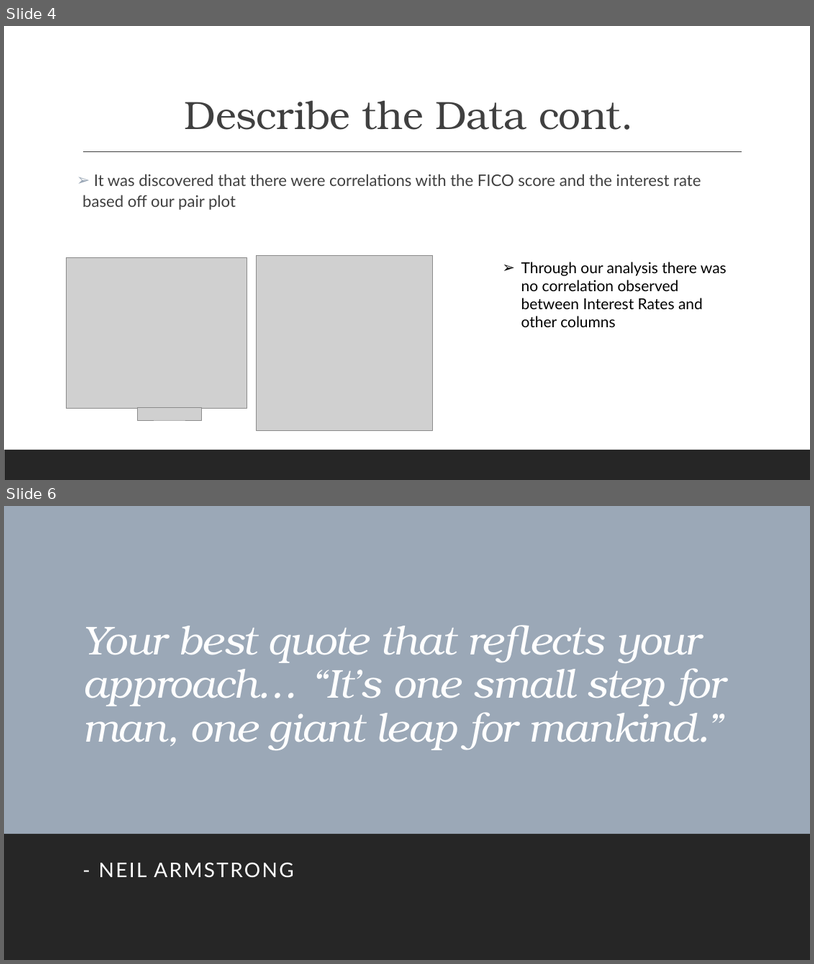
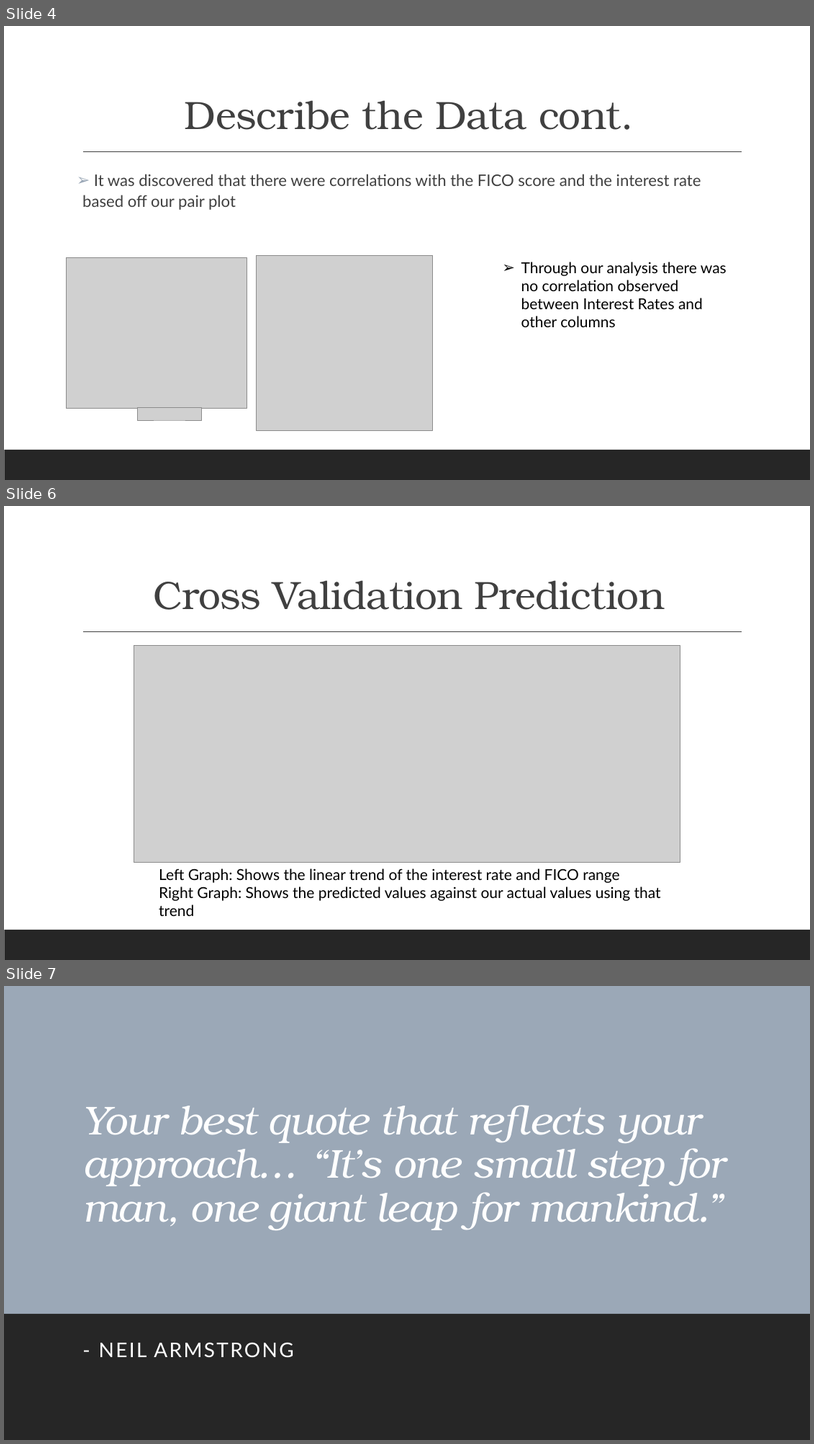
Before and after one commit to wolfman1986/Build_a_Linear_Regression_Model, a slide deck: data/interest_rate.pptx. Shown one above the other, each under a label of ours: slides 4 and 6 before the commit, slides 4, 6 and 7 after it; the slides between them are not shown. The pictures are 814x964 and 814x1444 pixels, drawn with LibreOffice and Linux fonts; fonts in the diff are those of the drawing; grey boxes stand for pictures. Boxes give left, top, right and bottom in pixels: in the first picture for what was removed or moved away, otherwise in the second. Text is boxed around its words. In the diff, an @@ line names an element or a change of style, - is before the commit and + after.

```diff
--- a/data/interest_rate.pptx
+++ b/data/interest_rate.pptx
@@ slide 6 added at bbox=[4, 506, 810, 960], background #FFFFFF; not listed: 2 template elements that a slide beside it also shows @@
@@ title added at bbox=[153, 580, 665, 610], 47 pt, text #404040 @@
+Cross Validation Prediction
@@ picture added at bbox=[134, 646, 680, 862] @@
@@ text added at bbox=[159, 868, 661, 901], 18 pt, text #000000 @@
+Left Graph: Shows the linear trend of the interest rate and FICO range
+Right Graph: Shows the predicted values against our actual values using that trend
@@ what was slide 6 is now slide 7 @@
```
Also in this commit, not shown: 1 slide changed.
